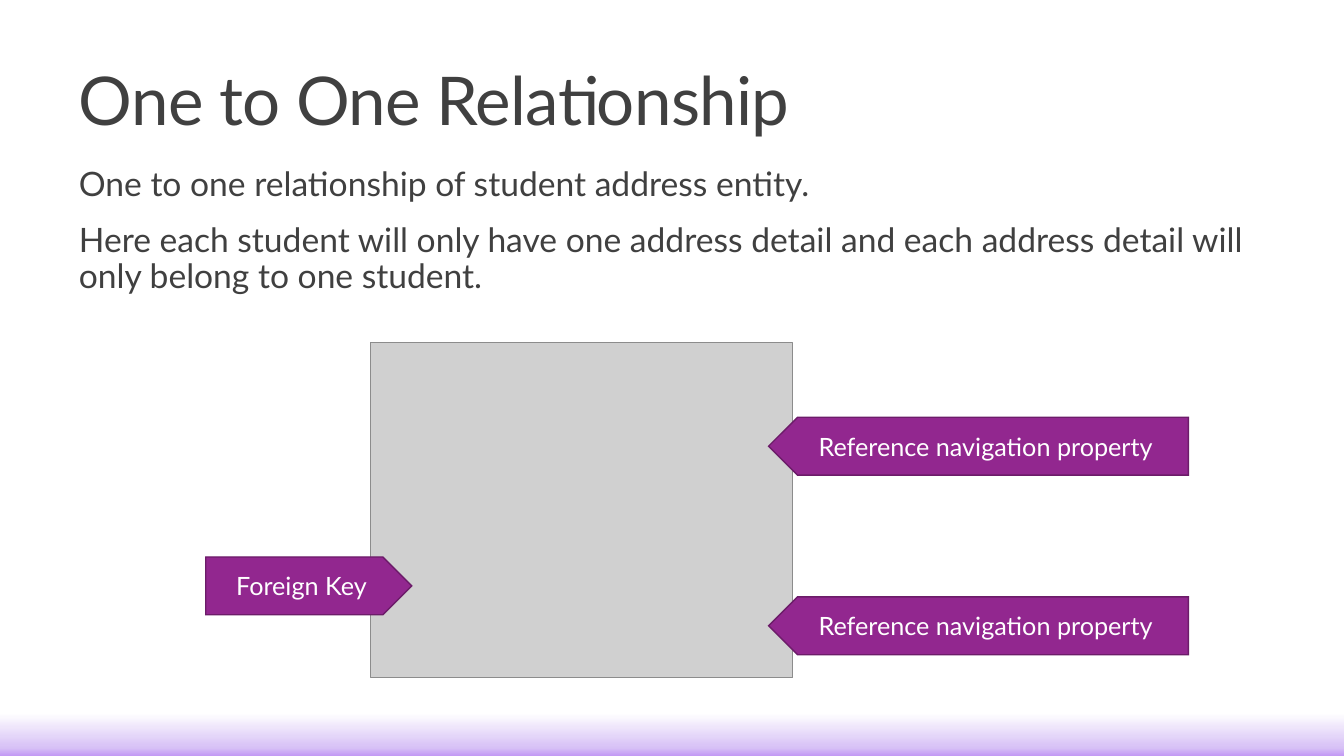
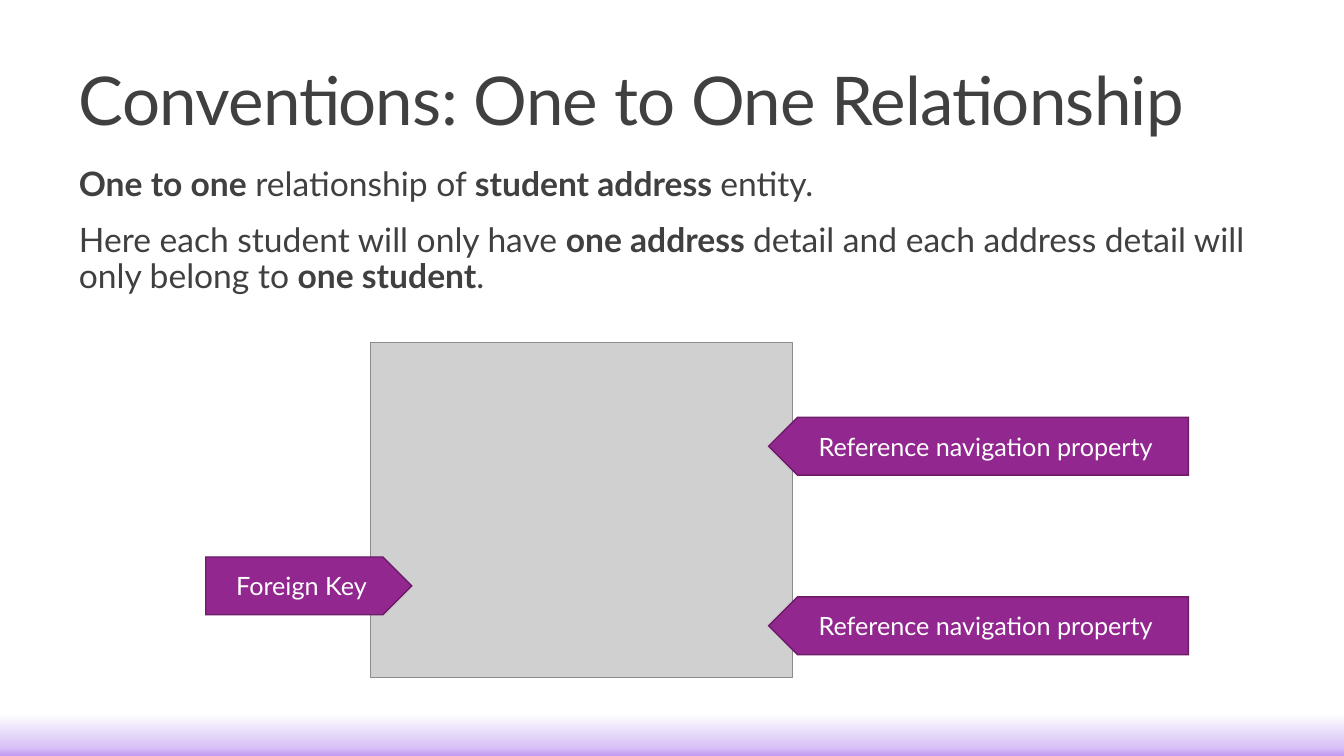
Before and after one commit to c0j0s/StudentManagementSystem, a slide deck: slide 12 of Training Materials/Lecture/2. Implementing EF Core in Your Solution.pptx. Drawn at 1344x756 pixels with LibreOffice and Linux fonts; fonts in the diff are those of the drawing; grey boxes stand for pictures. Boxes give left, top, right and bottom in pixels: in the first picture for what was removed or moved away, otherwise in the second. Text is boxed around its words. In the diff, an @@ line names an element or a change of style, - is before the commit and + after.

```diff
--- a/Training Materials/Lecture/2. Implementing EF Core in Your Solution.pptx
+++ b/Training Materials/Lecture/2. Implementing EF Core in Your Solution.pptx
@@ title at [79,75,1184,137]: text changed @@
-One to One Relationship
+Conventions: One to One Relationship
@@ text "One to one relationship of ..." at [79,171,1244,294]: bold on in "One to one student address", "one address one student." @@
```
Also in this commit, not shown: 16 other slides changed, 5 other files.
